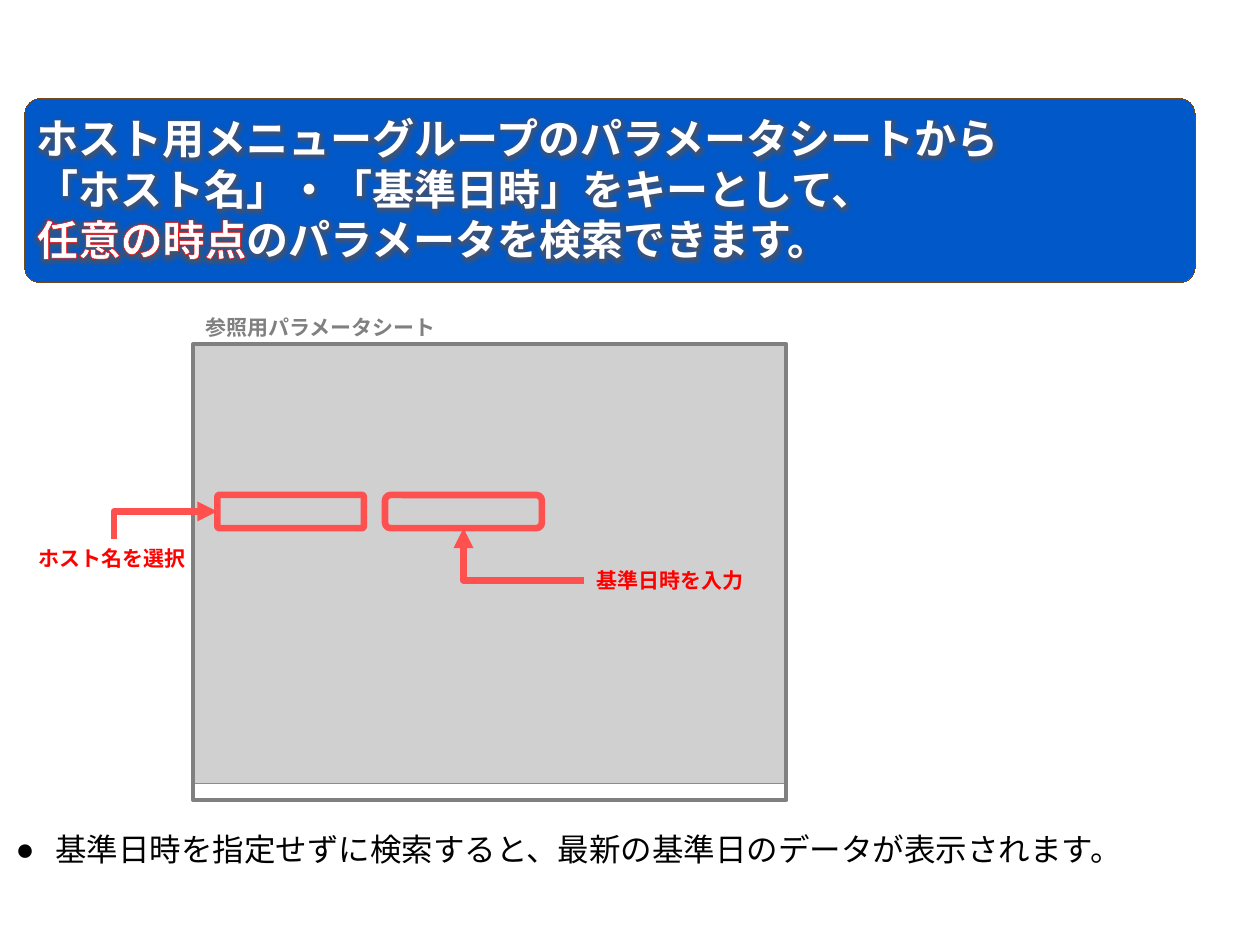
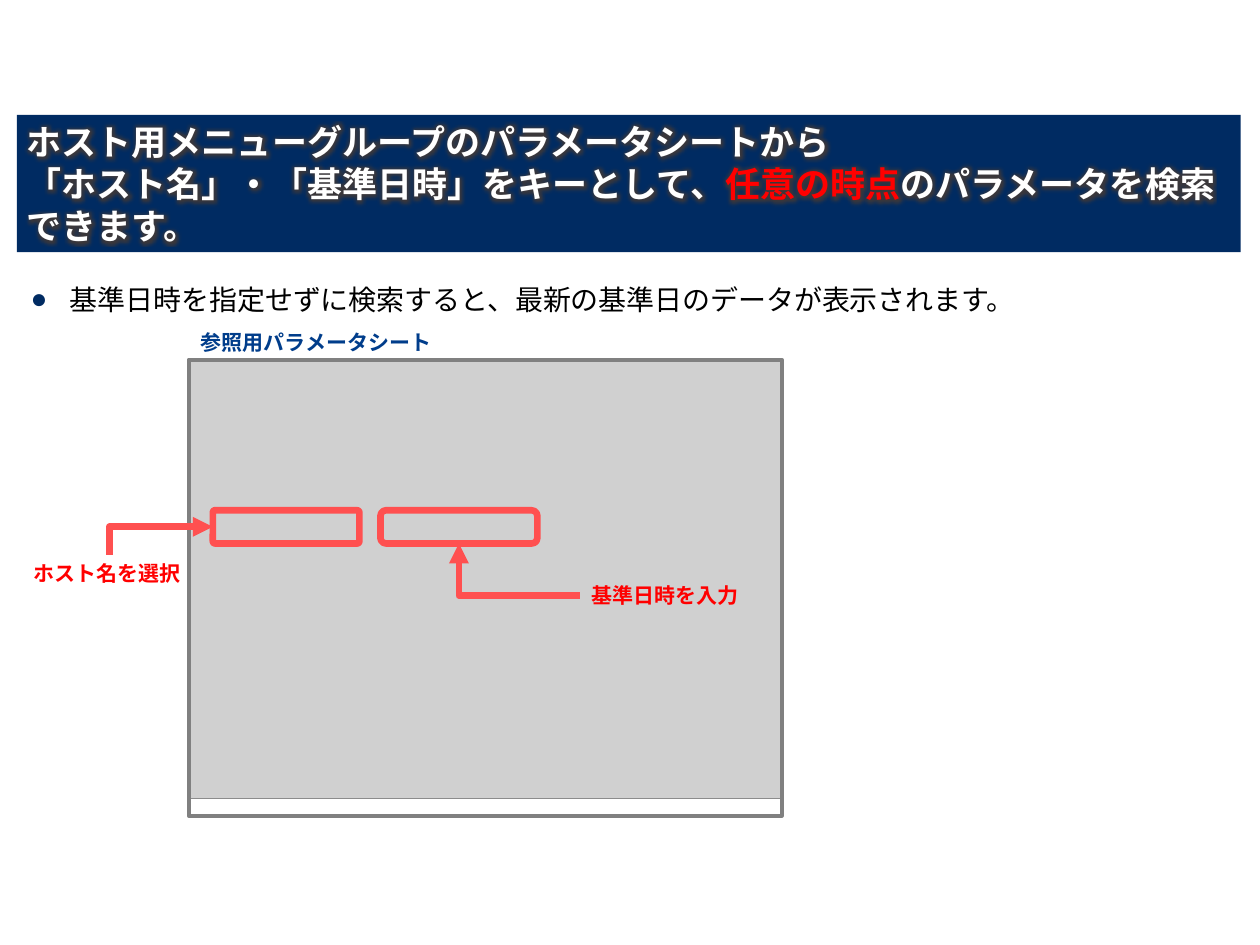
Before and after one commit to exastro-suite/it-automation-docs, a slide deck: slide 29 of asset/Learn_ja/ITA-hg-ps_classroom_lecture_ja.pptx. Drawn at 1260x945 pixels with LibreOffice and Linux fonts; fonts in the diff are those of the drawing; grey boxes stand for pictures; background and template pictures are left out. Boxes give left, top, right and bottom in pixels: in the first picture for what was removed or moved away, otherwise in the second. Text is boxed around its words. In the diff, an @@ line names an element or a change of style, - is before the commit and + after.

```diff
--- a/asset/Learn_ja/ITA-hg-ps_classroom_lecture_ja.pptx
+++ b/asset/Learn_ja/ITA-hg-ps_classroom_lecture_ja.pptx
@@ rectangle "ホスト用メニューグループのパラメータシートから 「ホスト名」・「基準日時」をキーとして、任意の時点のパラメータを検索でき ...": place and size @@
-rectangle "ホスト用メニューグループのパラメータシートから 「ホスト名」・「基準日時」をキーとして、任意の時点のパラメータを検索でき ..." at box(25, 98, 1196, 282)
+rectangle "ホスト用メニューグループのパラメータシートから 「ホスト名」・「基準日時」をキーとして、任意の時点のパラメータを検索でき ..." at box(16, 115, 1240, 252)
@@ rectangle "ホスト用メニューグループのパラメータシートから 「ホスト名」・「基準日時」をキーとして、任意の時点のパラメータを検索でき ..." at box(16, 115, 1240, 252): vertical alignment top to middle; rounded rectangle to rectangle; fill #0058C9 to #002B62; outline #76491B 0.75 pt to none @@
@@ text in rectangle at box(27, 124, 1215, 243): text changed; size 24 to 20 pt @@
-ホスト用メニューグループのパラメータシートから
-「ホスト名」・「基準日時」をキーとして、
-任意の時点のパラメータを検索できます。
+ホスト用メニューグループのパラメータシートから
+「ホスト名」・「基準日時」をキーとして、任意の時点のパラメータを検索できます。
@@ text "基準日時を指定せずに検索すると、最新の基準日のデータが表示されます。": place and size @@
-text "基準日時を指定せずに検索すると、最新の基準日のデータが表示されます。" at box(55, 834, 1122, 864)
+text "基準日時を指定せずに検索すると、最新の基準日のデータが表示されます。" at box(70, 286, 1015, 313)
@@ text "基準日時を指定せずに検索すると、最新の基準日のデータが表示されます。" at box(70, 286, 1015, 313): size 18 to 16 pt; list level 2 to 1 in "基準日時を指定せずに検索すると、最新の基準日のデータが表示されます。" @@
@@ text "参照用パラメータシート" at box(201, 332, 431, 352): text colour #808080 to #003D8B @@
@@ 3 texts, 2 rounded rectangles, 2 elbow arrows, 1 picture, 1 rectangle: place and size @@
-3 texts, 2 rounded rectangles, 2 elbow arrows, 1 picture, 1 rectangle at box(38, 317, 786, 800)
+3 texts, 2 rounded rectangles, 2 elbow arrows, 1 picture, 1 rectangle at box(34, 332, 782, 816)
```
Also in this commit, not shown: 27 other slides changed, 1 other file.
